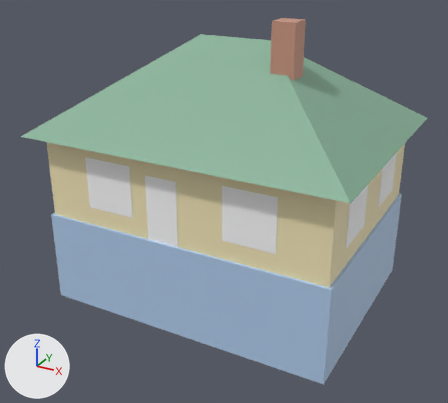
Renders of the glTF model assets/buildings/khata_b.glb from each side of a commit.
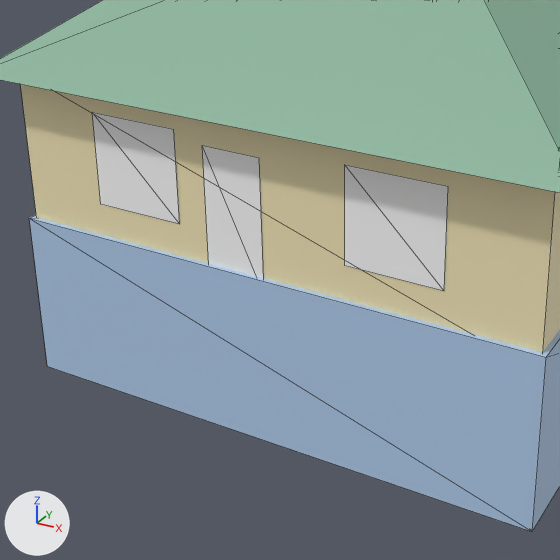
Old and new are each drawn whole from a camera (50 mm lens) standing at (7.66, -14.48, 7.75) and looking at (-0.14, -0.3, 0.66) and again close up on the part from 8% to 76% of the width and 24% to 99% of the height. Arrows for +X, +Y and +Z are at lower left; the lights stay in place. The first two pictures are the older version. The close-ups show mesh edges as thin lines. Objects named as collision shapes, trigger or cutter boxes, shadow casters or lower levels of detail are left out. Vertices at exactly the same position are counted once.

Names of what the first close-up shows: 'khata_b'.
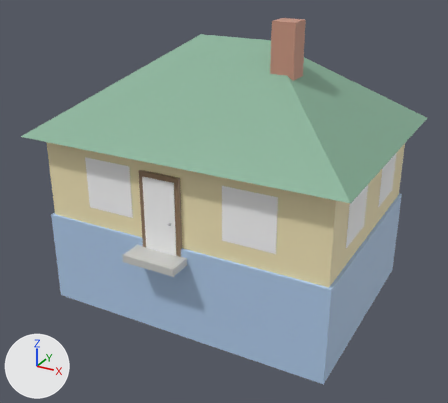
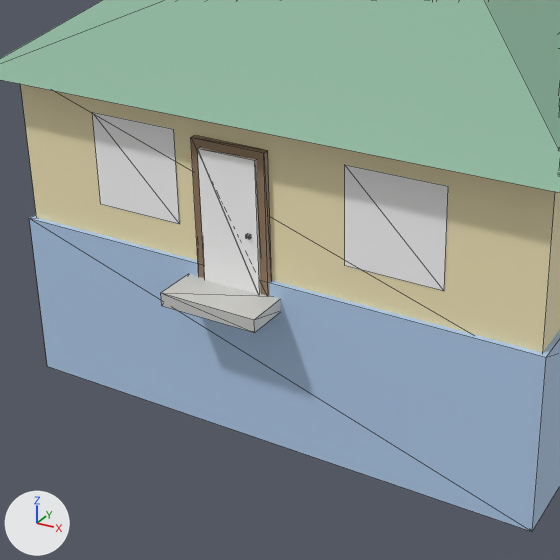
Edits to the bpy script that builds the scene:
```text
Add mat_metal:
    mat_metal = principled_material('metal')
    mat_metal.base_color = (0.45, 0.47, 0.5)  # grey #b3b6bc
Change me_khata_b:
    used by ob_khata_b; location = (0.0, 0.0, 0.0)
    remove me_khata_b.from_pydata(...)  # 100 vertices, 106 faces; spans x -4.45..4.45, y -3.45..4.45, z -2.1..5.8
    add me_khata_b.from_pydata(...)  # 164 vertices, 202 faces; spans x -4.45..4.45, y -3.71..4.45, z -2.1..5.8
    me_khata_b part 1: a new loose piece, a box spanning x -0.97..0.17, y -3.09..-2.99, z 0.25..2.37, in mat_wood_dark (brown #957c61)
    me_khata_b part 2: a new loose piece, a box spanning x -0.85..0.05, y -3.115..-3.045, z 0.25..2.25, in mat_door_wood (white #ffffff)
    me_khata_b part 3: the loose piece of 4 vertices spanning x -0.85..0.05, y -3.01, z 0.25..2.25 is moved by (0.0, -0.11, 0.0)
    me_khata_b part 4: a new loose piece, a box spanning x -1.15..0.35, y -3.71..-3.01, z 0.1..0.3, in mat_concrete (light grey #cececb)
    other edits to the shape of me_khata_b do not show in these pictures
    add me_khata_b.materials.append(mat_metal)  # grey #b3b6bc
```

Boxes [x1, y1, x2, y2] around the edits, measured in the close-ups (560 x 560 px; the box of a moved part takes in the faces that stretch with it):
part 1 of me_khata_b, added (brown)
    after: [191, 135, 271, 296]
part 2 of me_khata_b, added (mostly hidden)
    after: [198, 147, 261, 294]
part 3 of me_khata_b, moved or reshaped
    before: [202, 146, 263, 278]
    after: [197, 148, 260, 295]
part 4 of me_khata_b, added
    after: [161, 274, 281, 333]
